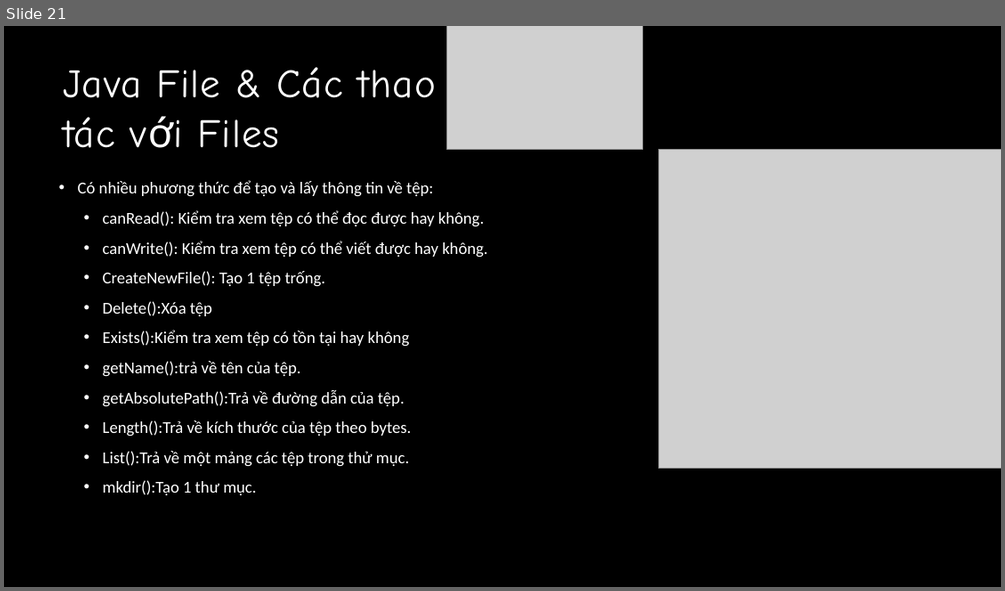
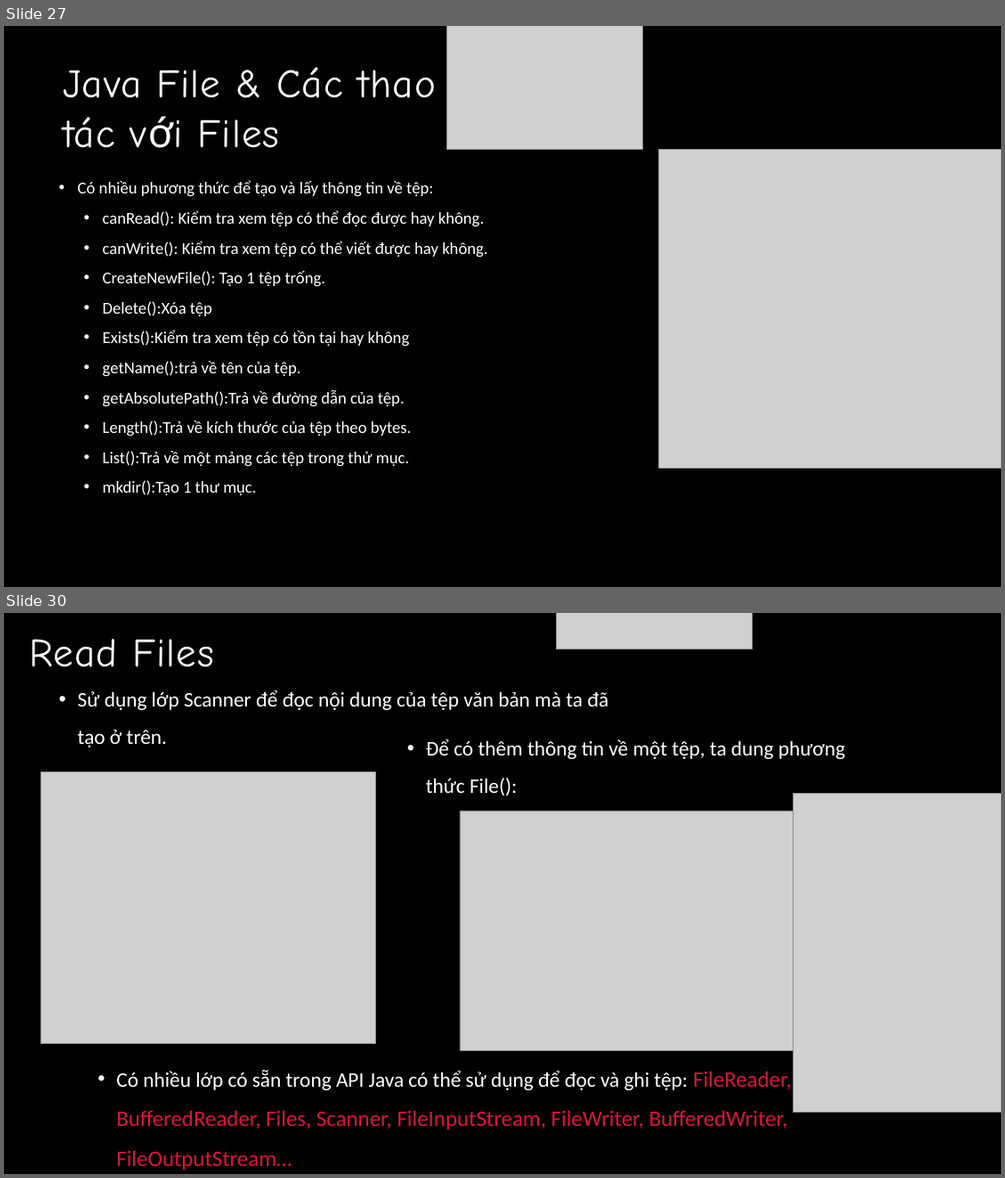
Before and after one commit to QuyetTien1308/intern-nvqtien, a slide deck: baocaotuan1.pptx. Shown one above the other, each under a label of ours: slide 21 before the commit, slides 27 and 30 after it; the slides between them are not shown. The pictures are 1005x591 and 1005x1178 pixels, drawn with LibreOffice and Linux fonts; fonts in the diff are those of the drawing; grey boxes stand for pictures. Boxes give left, top, right and bottom in pixels: in the first picture for what was removed or moved away, otherwise in the second. Text is boxed around its words. In the diff, an @@ line names an element or a change of style, - is before the commit and + after.

```diff
--- a/baocaotuan1.pptx
+++ b/baocaotuan1.pptx
@@ slide 30 added at box(4, 613, 1001, 1174), background #000000 @@
@@ text added at box(30, 639, 214, 667), 58 pt, text #FFFFFF @@
+Read Files
@@ picture added at box(556, 613, 752, 649) @@
@@ text added at box(78, 690, 608, 747), 30 pt, text #FFFFFF @@
+• Sử dụng lớp Scanner để đọc nội dung của tệp văn bản mà ta đã tạo ở trên.
@@ text added at box(426, 739, 845, 795), 30 pt, text #FFFFFF @@
+• Để có thêm thông tin về một tệp, ta dung phương thức File():
@@ picture added at box(40, 772, 375, 1043) @@
@@ picture added at box(793, 794, 1001, 1112) @@
@@ picture added at box(460, 811, 793, 1050) @@
@@ text added at box(116, 1070, 792, 1169), 32 pt, text #DC143C @@
+• Có nhiều lớp có sẵn trong API Java có thể sử dụng để đọc và ghi tệp: FileReader, BufferedReader, Files, Scanner, FileInputStream, FileWriter, BufferedWriter, FileOutputStream…
@@ what was slide 21 is now slide 27 @@
```
Also in this commit, not shown: 6 slides changed, 9 other slides added.
